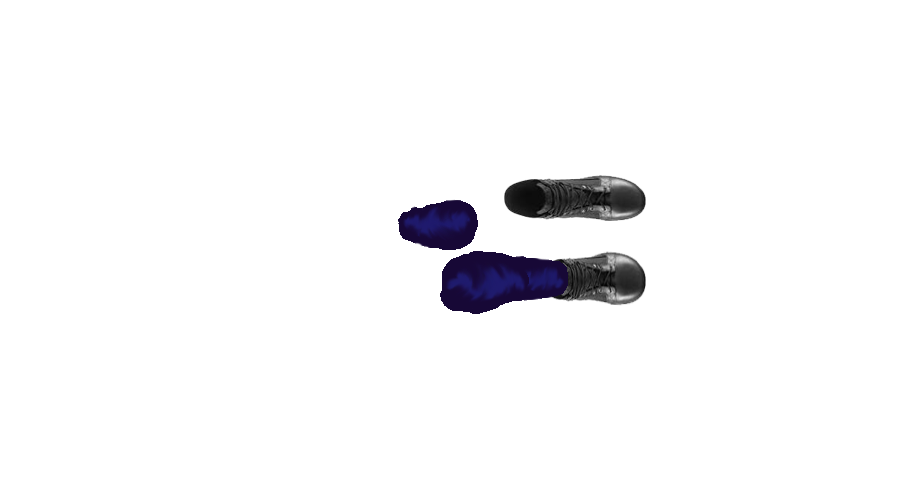
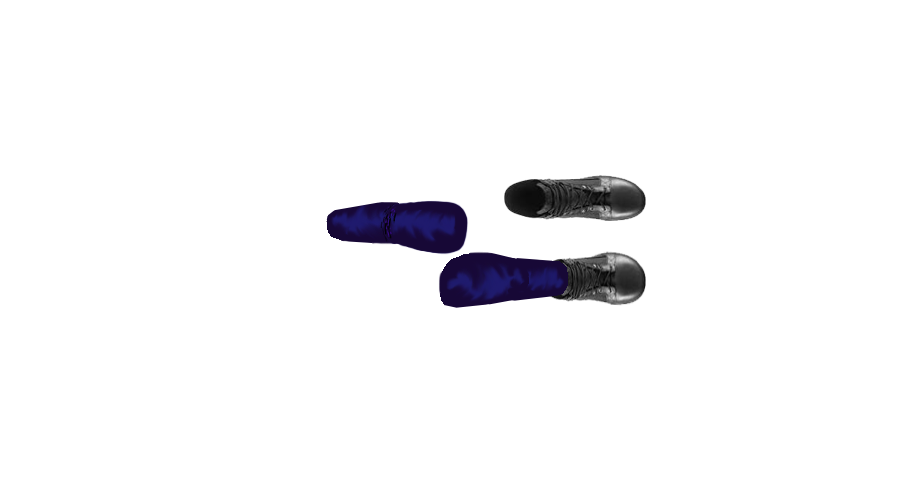
Comparing the layer stacks of the two 900 × 500 images. Changes:
added layer "thigh_at_back" above "shin_at_back" over [left=382, top=200, right=469, bottom=255]
painted on "shin_at_back" over [left=326, top=199, right=478, bottom=250]
renamed "knee_at_front" to "thigh_at_front", painted on it over [left=438, top=251, right=530, bottom=314]
painted on "shin_at_front" over [left=504, top=256, right=558, bottom=301]
